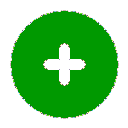
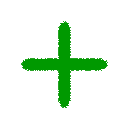
Before/after of a 128×128 layered artwork. What changed in the layer stack:
added layer "Ebene 1" (dissolve) above "Ebene 0 Kopie" over (21, 21, 108, 108)
hid "Ebene 0 Kopie" over (10, 10, 119, 119)
